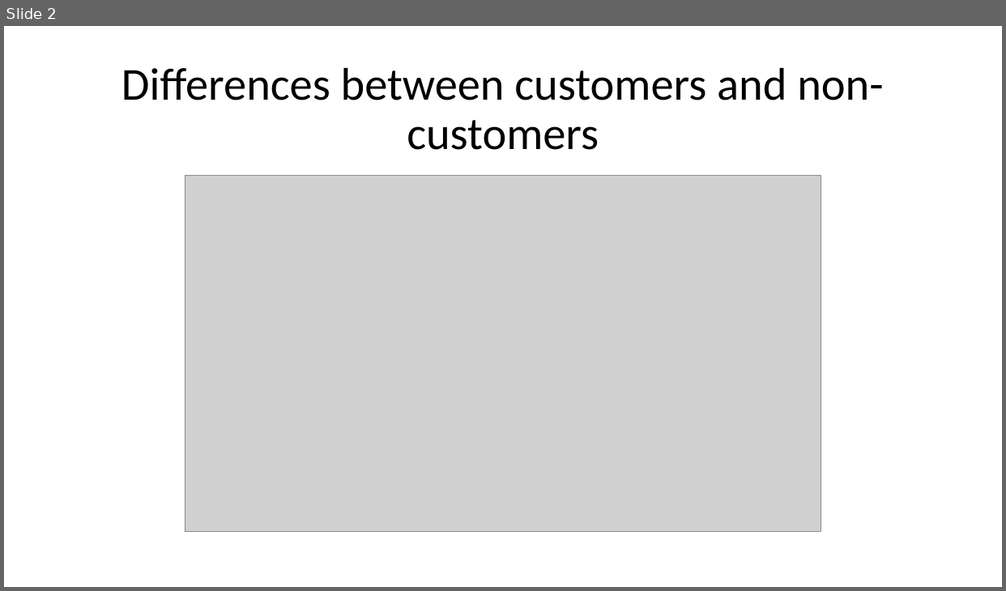
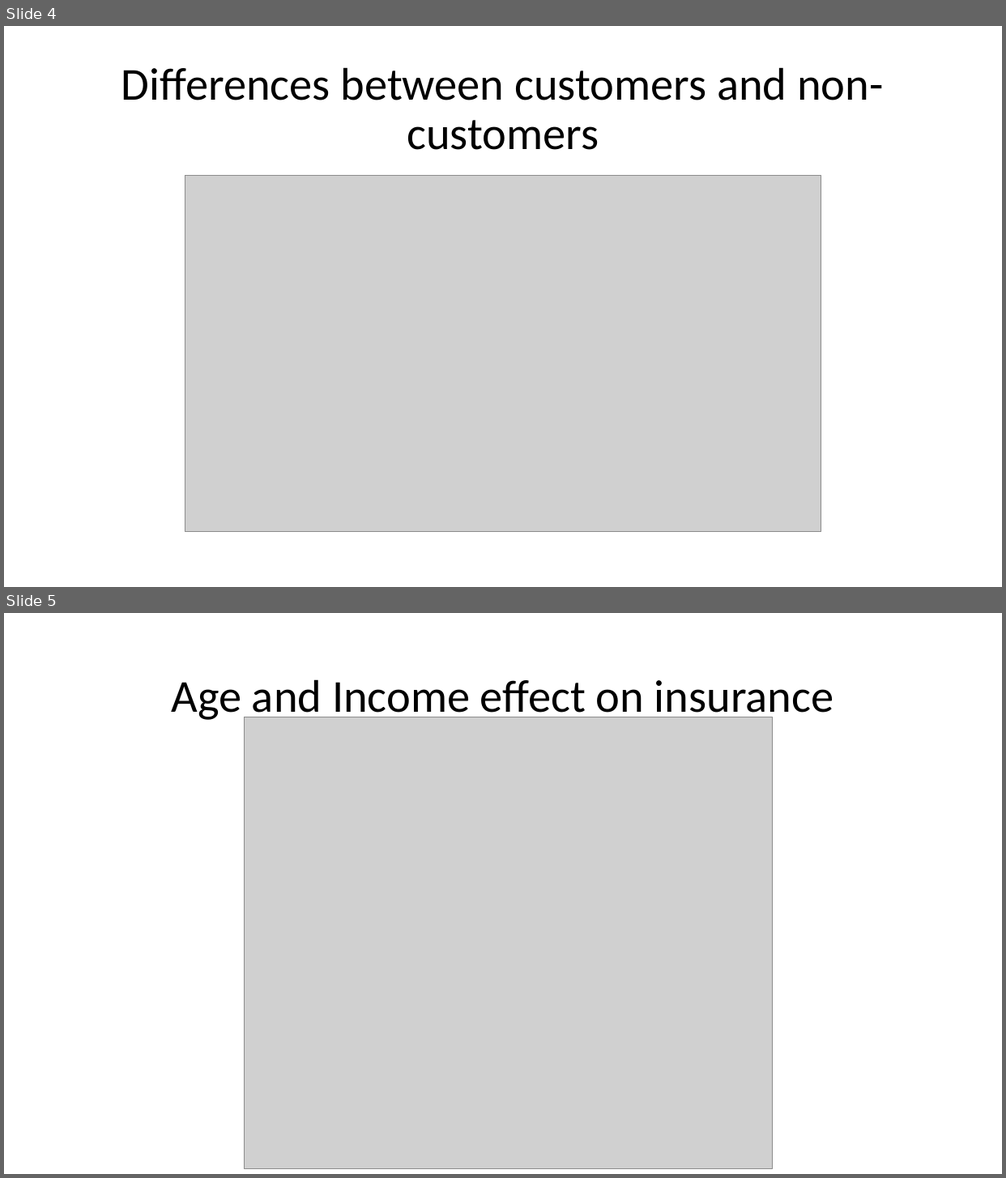
Before and after one commit to SL477/Travel_Insurance_habits, a slide deck: Travel Insurance Customers Travel Habits.pptx. Shown one above the other, each under a label of ours: slide 2 before the commit, slides 4 and 5 after it. The pictures are 1006x591 and 1006x1178 pixels, drawn with LibreOffice and Linux fonts; fonts in the diff are those of the drawing; grey boxes stand for pictures. Boxes give left, top, right and bottom in pixels: in the first picture for what was removed or moved away, otherwise in the second. Text is boxed around its words. In the diff, an @@ line names an element or a change of style, - is before the commit and + after.

```diff
--- a/Travel Insurance Customers Travel Habits.pptx
+++ b/Travel Insurance Customers Travel Habits.pptx
@@ slide 5 added at bbox=[4, 613, 1002, 1174], background #FFFFFF @@
@@ title added at bbox=[171, 679, 833, 722], 44 pt, text #000000 @@
+Age and Income effect on insurance
@@ picture added at bbox=[245, 717, 772, 1169] @@
@@ what was slide 2 is now slide 4 @@
```
Also in this commit, not shown: 1 slide changed, 5 other slides added, 8 other files.
